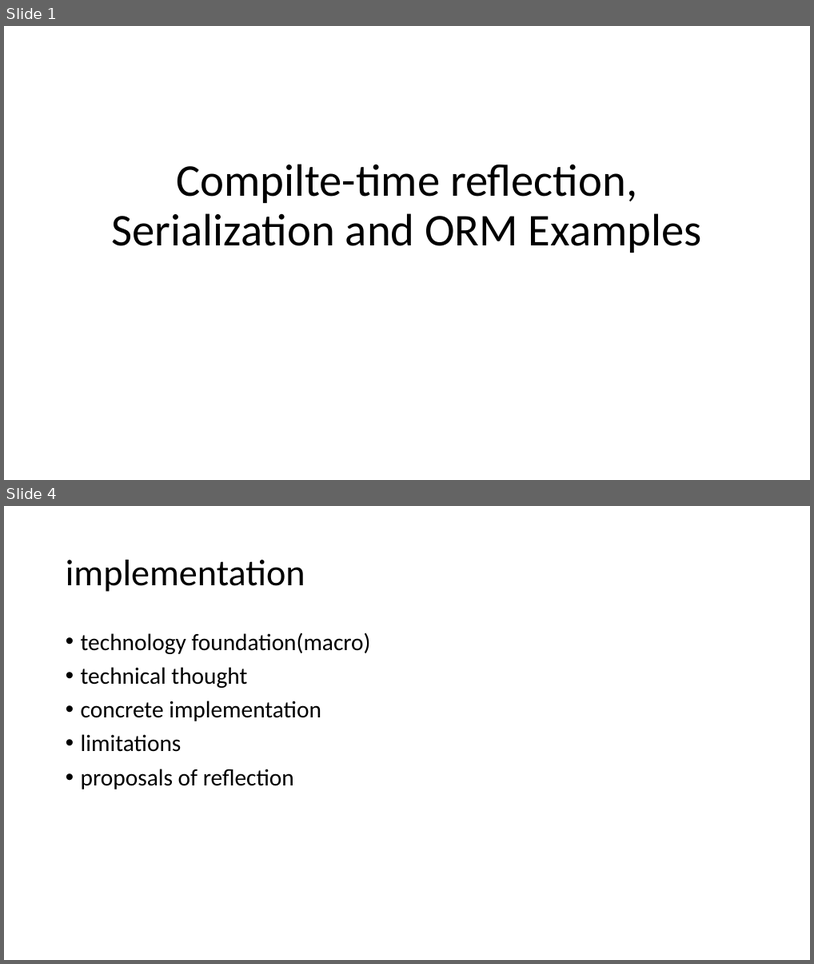
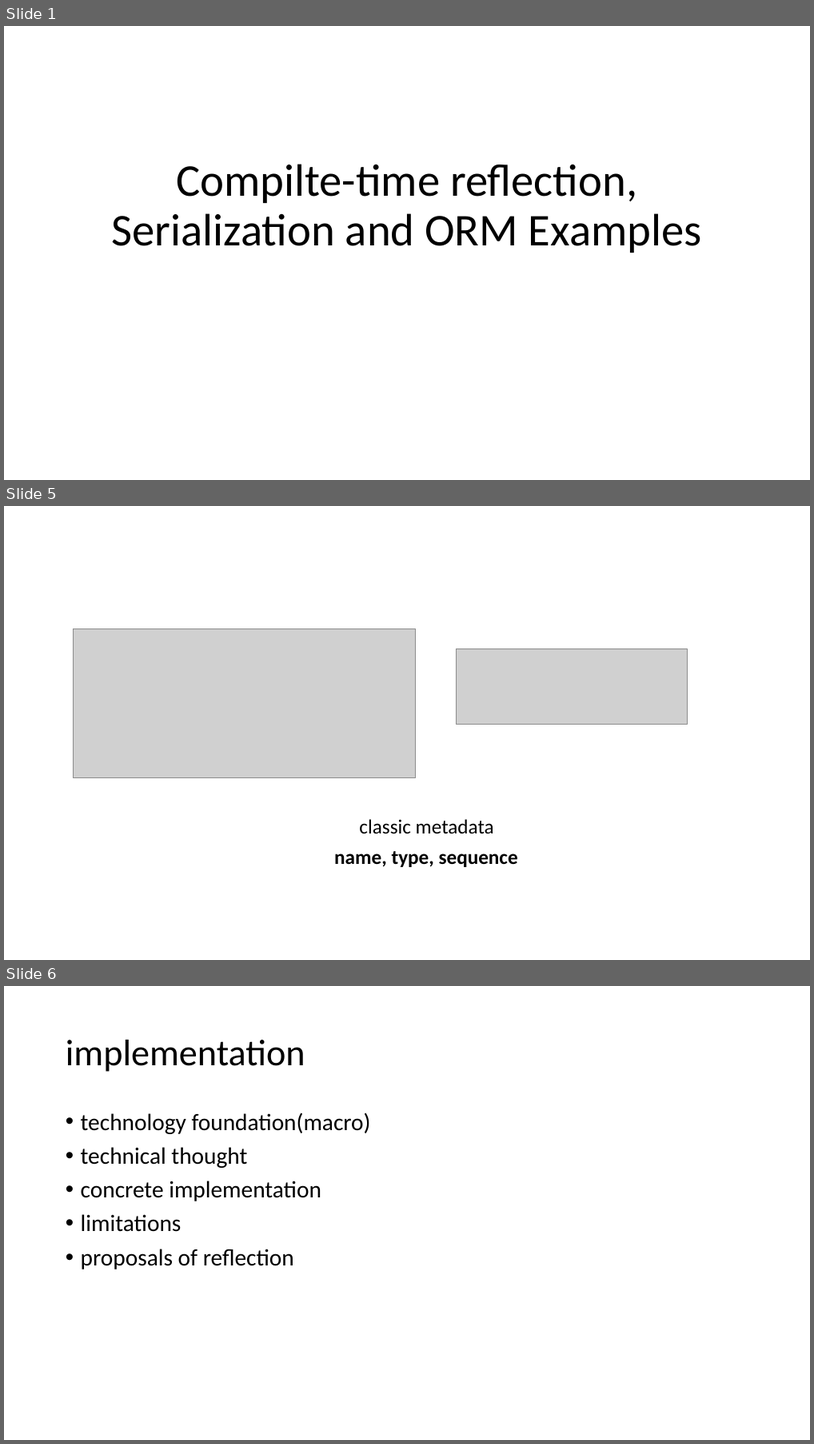
Before and after one commit to qicosmos/cppcon2017, a slide deck: cppcon2017.pptx. Shown one above the other, each under a label of ours: slides 1 and 4 before the commit, slides 1, 5 and 6 after it; the slides between them are not shown. The pictures are 814x964 and 814x1444 pixels, drawn with LibreOffice and Linux fonts; fonts in the diff are those of the drawing; grey boxes stand for pictures. Boxes give left, top, right and bottom in pixels: in the first picture for what was removed or moved away, otherwise in the second. Text is boxed around its words. In the diff, an @@ line names an element or a change of style, - is before the commit and + after.

```diff
--- a/cppcon2017.pptx
+++ b/cppcon2017.pptx
@@ slide 5 added at (4, 506, 810, 960), background #FFFFFF @@
@@ picture added at (74, 629, 417, 778) @@
@@ picture added at (457, 648, 687, 724) @@
@@ text added at (359, 819, 494, 834), 24 pt, text #000000 @@
+classic metadata
@@ text added at (334, 851, 518, 867), 24 pt, text #000000, bold @@
+name, type, sequence
@@ what was slide 4 is now slide 6 @@
```
Also in this commit, not shown: 2 slides changed, 1 other slide added.
